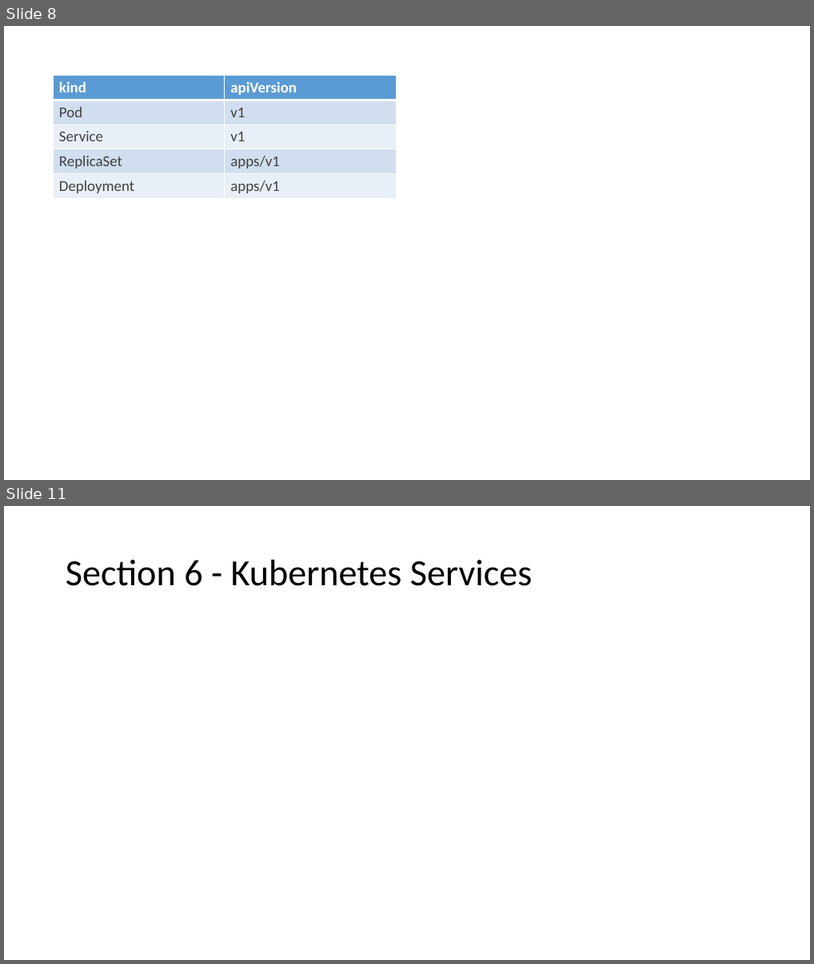
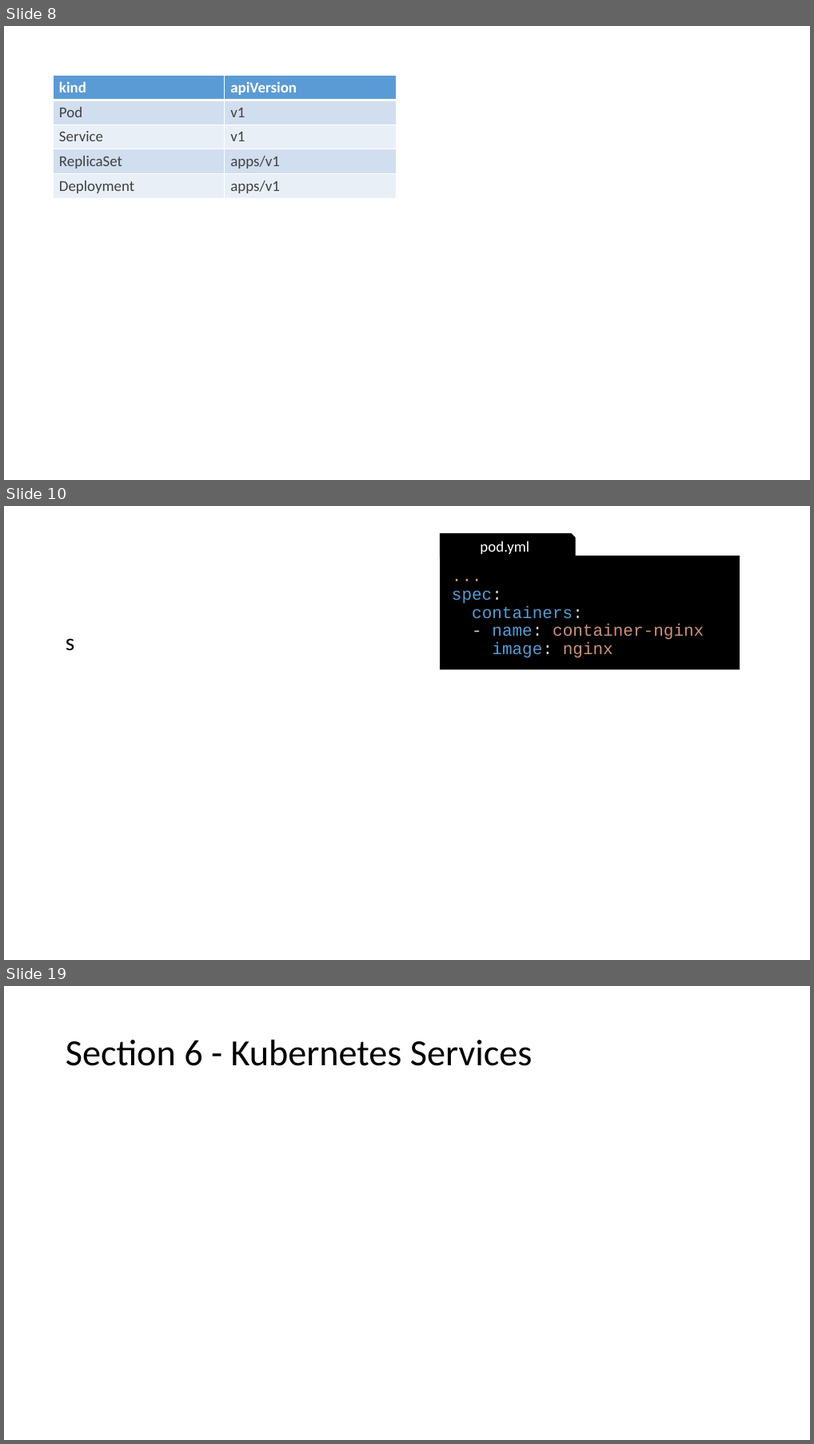
Before and after one commit to gerassimos/kgs, a slide deck: docs/images/slides_images.pptx. Shown one above the other, each under a label of ours: slides 8 and 11 before the commit, slides 8, 10 and 19 after it; the slides between them are not shown. The pictures are 814x964 and 814x1444 pixels, drawn with LibreOffice and Linux fonts; fonts in the diff are those of the drawing. Boxes give left, top, right and bottom in pixels: in the first picture for what was removed or moved away, otherwise in the second. Text is boxed around its words. In the diff, an @@ line names an element or a change of style, - is before the commit and + after.

```diff
--- a/docs/images/slides_images.pptx
+++ b/docs/images/slides_images.pptx
@@ slide 10 added at (4,506,810,960), background #FFFFFF @@
@@ snip rect added at (441,534,576,557), fill #000000, outline #000000 1 pt, 18 pt, text #FFFFFF @@
+pod.yml
@@ rectangle added at (440,556,740,670), fill #000000, 20 pt, text #CE9178 @@
+...
+spec:
+containers:
+- name: container-nginx
+image: nginx
@@ text added at (66,638,74,651), 28 pt, text #000000 @@
+s
@@ what was slide 11 is now slide 19 @@
```
Also in this commit, not shown: 2 slides changed, 7 other slides added, 8 other files.
